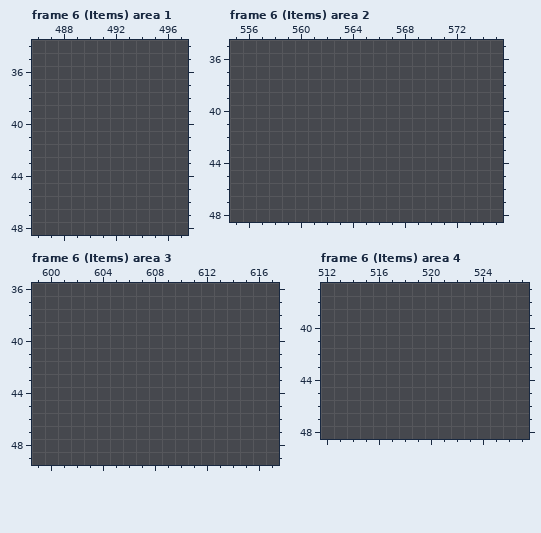
Edited in one commit: pixel-art file (Assets/Aseprite Files/Tower Tiles.aseprite). Above is the file before it was changed.
640x360 pixels, 17 frames. Colours within 5 levels of each other are drawn and written as one. Shown: frame 6 (Items) area 1: x 486..497, y 34..48; frame 6 (Items) area 2: x 555..575, y 35..48; frame 6 (Items) area 3: x 599..617, y 36..49; frame 6 (Items) area 4: x 512..527, y 37..48. The commit also changed other frames or places, which this record leaves out.
After the commit:
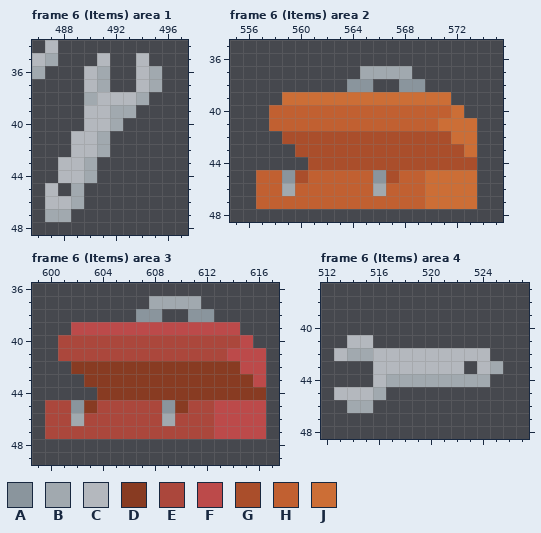
Palette (. is transparent): A #8a959d  B #a1a9af  C #b4b8be  D #883b22  E #ab473c  F #bc4a4a  G #aa4e2b  H #c16031  J #cc6e36
Difference:
--- frame 6 (Items) area 1, layer "Items/Construction_Items"
@@ x 486..497 @@
-34 ............
-35 ............
-36 ............
-37 ............
-38 ............
-39 ............
-40 ............
-41 ............
-42 ............
-43 ............
-44 ............
-45 ............
-46 ............
-47 ............
+34 .C..........
+35 CB...C..C...
+36 B...CB..CB..
+37 ....CB..CB..
+38 ....BCCCB...
+39 ....CCBB....
+40 ....CCB.....
+41 ...CCB......
+42 ...CCB......
+43 ..CCB.......
+44 ..CCB.......
+45 .C.B........
+46 .CCB........
+47 .BB.........
 48 ............
--- frame 6 (Items) area 2, layer "Items/Construction_Items"
@@ x 555..575 @@
 36 .....................
-37 .....................
-38 .....................
-39 .....................
-40 .....................
-41 .....................
-42 .....................
-43 .....................
-44 .....................
-45 .....................
-46 .....................
-47 .....................
+37 ..........BBBB.......
+38 .........AA..AA......
+39 ....JJJJJJJJJJJJJ....
+40 ...HHHHHHHHHHHHHHJ...
+41 ...HHHHHHHHHHHHHJJJ..
+42 ....GGGGGGGGGGGGGJJ..
+43 .....GGGGGGGGGGGGGJ..
+44 ......GGGGGGGGGGGGG..
+45 ..HHAGHHHHHAGHHJJJJ..
+46 ..HHBHHHHHHBHHHJJJJ..
+47 ..HHHHHHHHHHHHHJJJJ..
 48 .....................
--- frame 6 (Items) area 3, layer "Items/Construction_Items"
@@ x 599..617 @@
 36 ...................
-37 ...................
-38 ...................
-39 ...................
-40 ...................
-41 ...................
-42 ...................
-43 ...................
-44 ...................
-45 ...................
-46 ...................
-47 ...................
+37 .........BBBB......
+38 ........AA..AA.....
+39 ...FFFFFFFFFFFFF...
+40 ..EEEEEEEEEEEEEEF..
+41 ..EEEEEEEEEEEEEFFF.
+42 ...DDDDDDDDDDDDDFF.
+43 ....DDDDDDDDDDDDDF.
+44 .....DDDDDDDDDDDDD.
+45 .EEADEEEEEADEEFFFF.
+46 .EEBEEEEEEBEEEFFFF.
+47 .EEEEEEEEEEEEEFFFF.
 48 ...................
--- frame 6 (Items) area 4, layer "Items/Construction_Items"
@@ x 512..527 @@
 40 ................
-41 ................
-42 ................
-43 ................
-44 ................
-45 ................
-46 ................
+41 ..CC............
+42 .CBBCCCCCCCCC...
+43 ....CCCCCCC.CB..
+44 ....CBBBBBBBB...
+45 .CCCB...........
+46 ..BB............
 47 ................
Where, in picture pixels (left, top, right, bottom), the same in both pictures:
added: (32, 40, 162, 222)
added: (256, 66, 477, 209)
added: (45, 296, 266, 439)
added: (334, 335, 503, 413)
